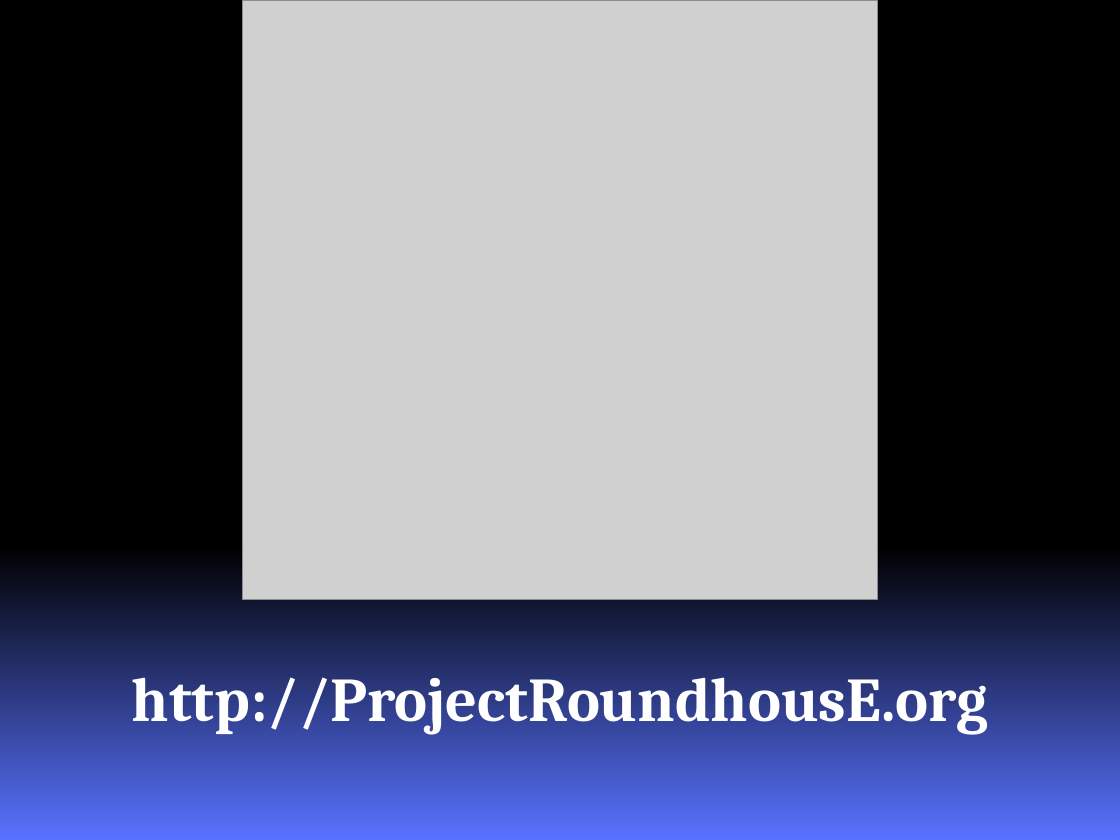
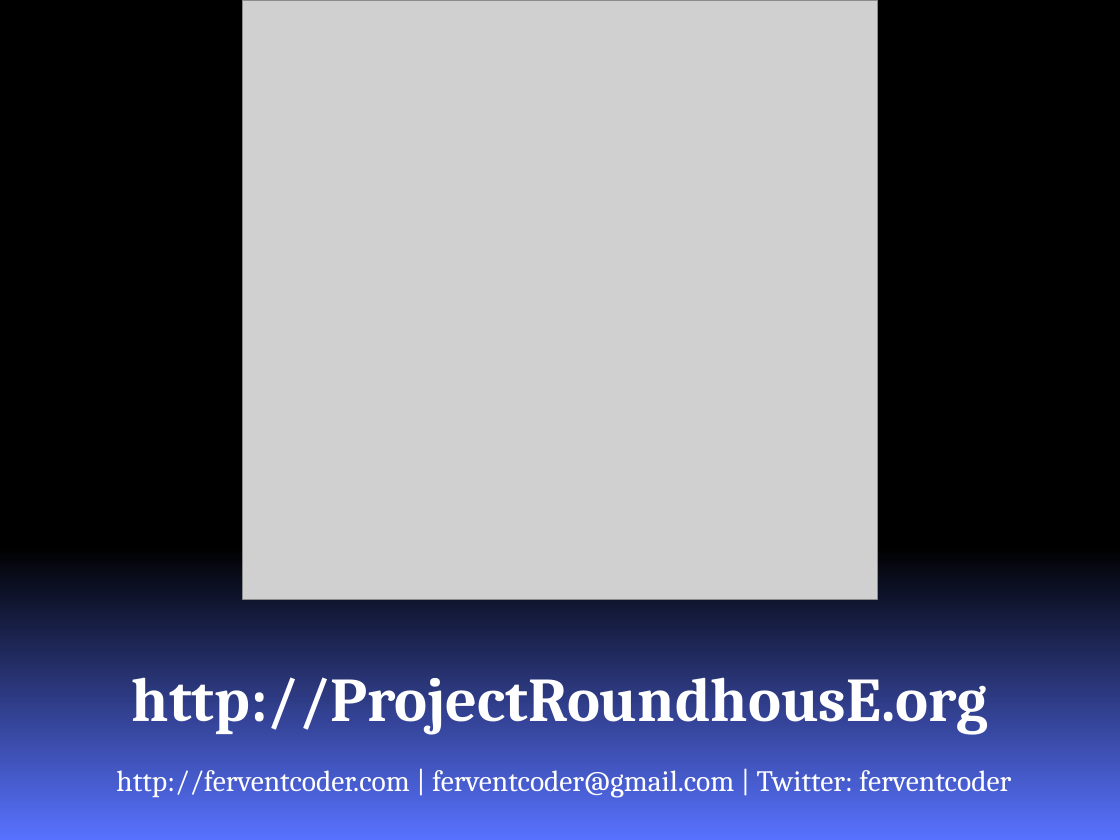
Before and after one commit to chucknorris/roundhouse, a slide deck: slide 10 of docs/RoundhousEPresentation.pptx (slide 6 before the commit). Drawn at 1120x840 pixels with LibreOffice and Linux fonts; fonts in the diff are those of the drawing; grey boxes stand for pictures. Boxes give left, top, right and bottom in pixels: in the first picture for what was removed or moved away, otherwise in the second. Text is boxed around its words. In the diff, an @@ line names an element or a change of style, - is before the commit and + after.

```diff
--- a/docs/RoundhousEPresentation.pptx
+++ b/docs/RoundhousEPresentation.pptx
@@ text added at (116, 770, 1011, 797), 19 pt, text #FFFFFF @@
+http://ferventcoder.com | ferventcoder@gmail.com | Twitter: ferventcoder
```
Also in this commit, not shown: 3 other slides changed, 5 slides added, 1 slide removed, 45 other files.
